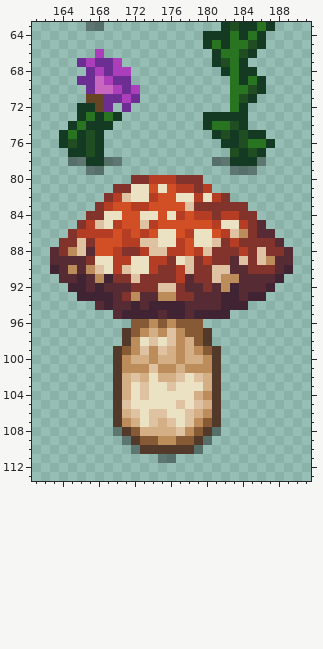
Two versions of one pixel-art file, src/concept/sprite/plants.aseprite. The first picture shows the starting point.
512x512 pixels, 1 frame. Colours within 5 levels of each other are drawn and written as one. Shown: x 161..191, y 63..113. The commit also changed other parts of the picture, which this record leaves out.
Once edited:
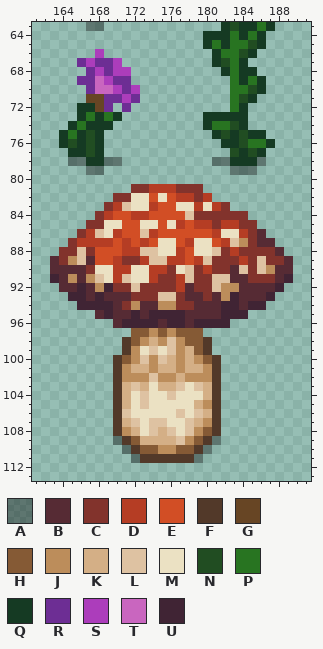
Palette (. is transparent): A #00000060  B #562b34  C #82332c  D #b53d24  E #d24e25  F #523929  G #674524  H #855a35  J #bc8d5b  K #d4af86  L #dec2a2  M #ebe1c3  N #214d22  P #287421  Q #153a23  R #6d2e94  S #ac3dbb  T #c966bf  U #402434
Edits made:
Changed rows in their new state; - is an unchanged pixel.
Layer "Layer 1":
first column x 163:
 80 ---------........----------
 81 -------..CCDDDCC-.---------
 82 ------.CC--EM-DDCD..-------
 83 -----.CDLMMD--MMDMD-..-----
 84 ----.-DE-DDE-EELCC-CC-.----
 85 ---.CC-M--MM-MD-DDCDDC-.---
 86 --.C-LMDE-LDEE-EEEDMMD--.--
 87 -.-DDDD--EDE--ED--EDLJ-BB.-
 88 .-C-C--EDDL-MM--MML-DC-C-B.
 89 -CJLBEE-CCDLLDDEDL--CD--CC-
 90 B-B-CM--D---D-M--DCC-L-LJ-B
 91 U-JBJLMDLMMD---L---LB-CCCBU
 92 -BB--JUCCL--CCD-C-L-J---BU-
 93 --U-B-B-BCCCLL-B-C-J--BBU--
 94 ---UUU--CJ-BJJCC-----BUU---
 95 -----BU-B-B-U---BBB-UU-----
 96 -------BUUUUBUUBUUUU-------
 97 --------.-HJHJH--.---------
 98 ---------HJKJ--H-----------
 99 -------.F-MLML--HF.--------
100 --------HJL-L---JH---------
101 ---------KKJKKJKK----------
102 --------JJJLJJKJJJ---------
103 ---------LK-KKL-L----------
104 -------------L--MK---------
105 --------K-L---M-KJ---------
106 --------LM-MM-LMLK---------
107 --------KL--LM--KJ---------
108 -------FJKML-LMLJHF--------
109 -------AFHKKKKLJHFA--------
110 --------AFHHJJHHFA---------
111 ---------AFFFFFFA----------
